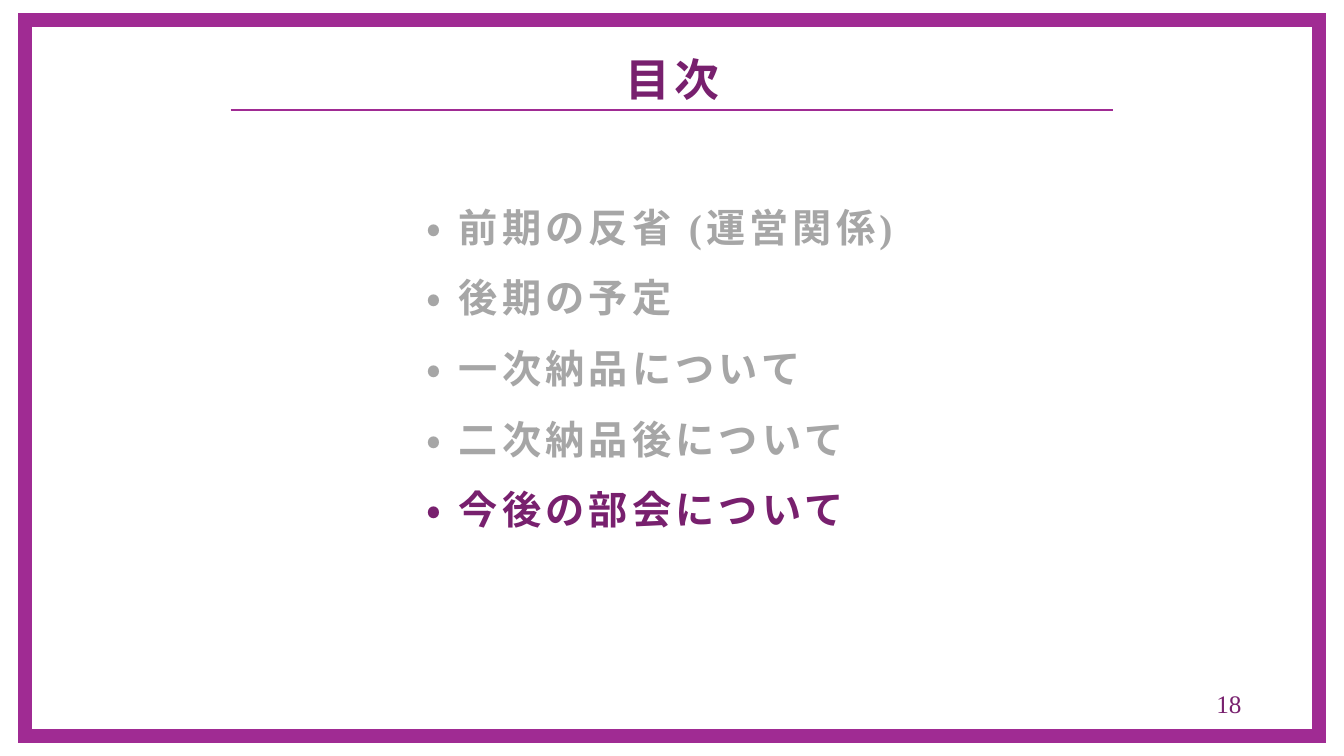
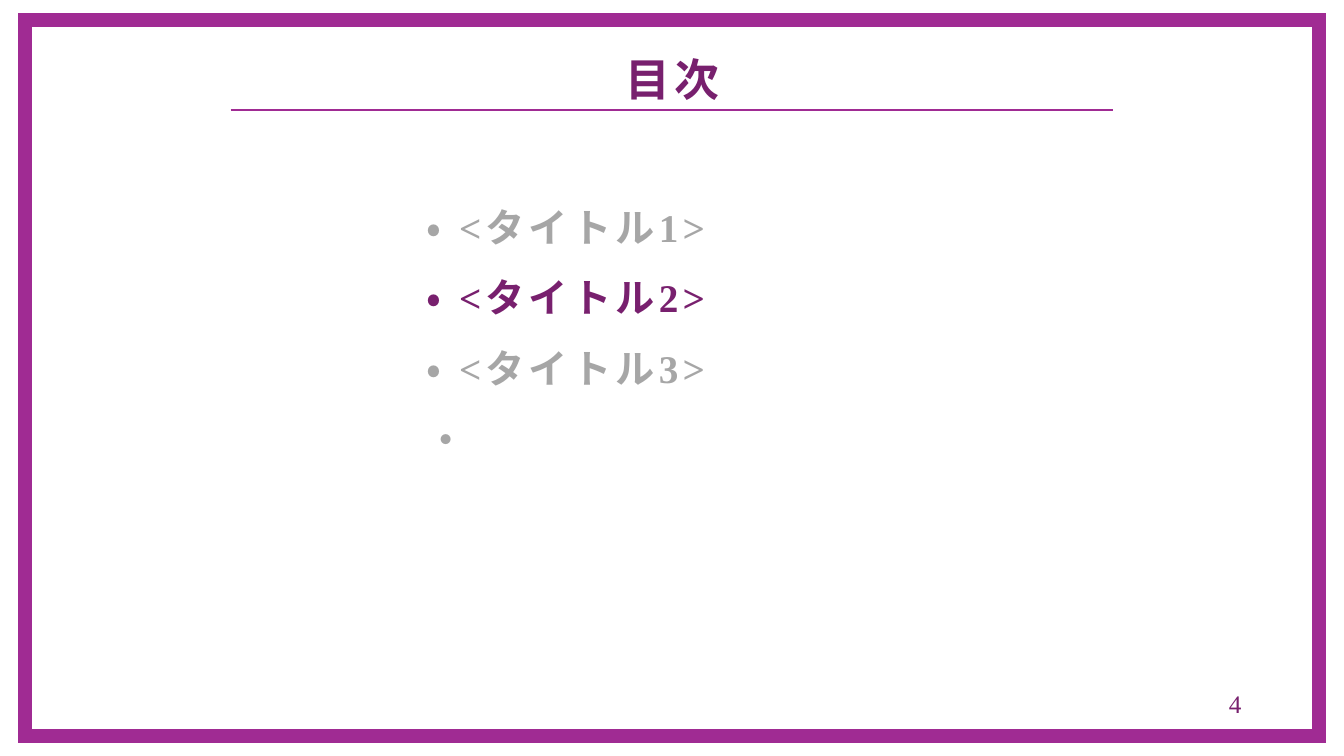
Before and after one commit to G-2-yama/archives, a slide deck: slide 5 of minutes/slide_template.pptx (slide 19 before the commit). Drawn at 1344x756 pixels with LibreOffice and Linux fonts; fonts in the diff are those of the drawing; background and template pictures are left out. Boxes give left, top, right and bottom in pixels: in the first picture for what was removed or moved away, otherwise in the second. Text is boxed around its words. In the diff, an @@ line names an element or a change of style, - is before the commit and + after.

```diff
--- a/minutes/slide_template.pptx
+++ b/minutes/slide_template.pptx
@@ text at box(427, 209, 705, 444): text changed @@
-・ 前期の反省 (運営関係)
-・ 後期の予定
-・ 一次納品について
-・ 二次納品後について
-・ 今後の部会について
+・ <タイトル1>
+・ <タイトル2>
+・ <タイトル3>
+・
@@ page number at box(1229, 696, 1242, 713): text changed @@
-18
+4
```
Also in this commit, not shown: 3 other slides changed, 4 slides added, 17 slides removed.
